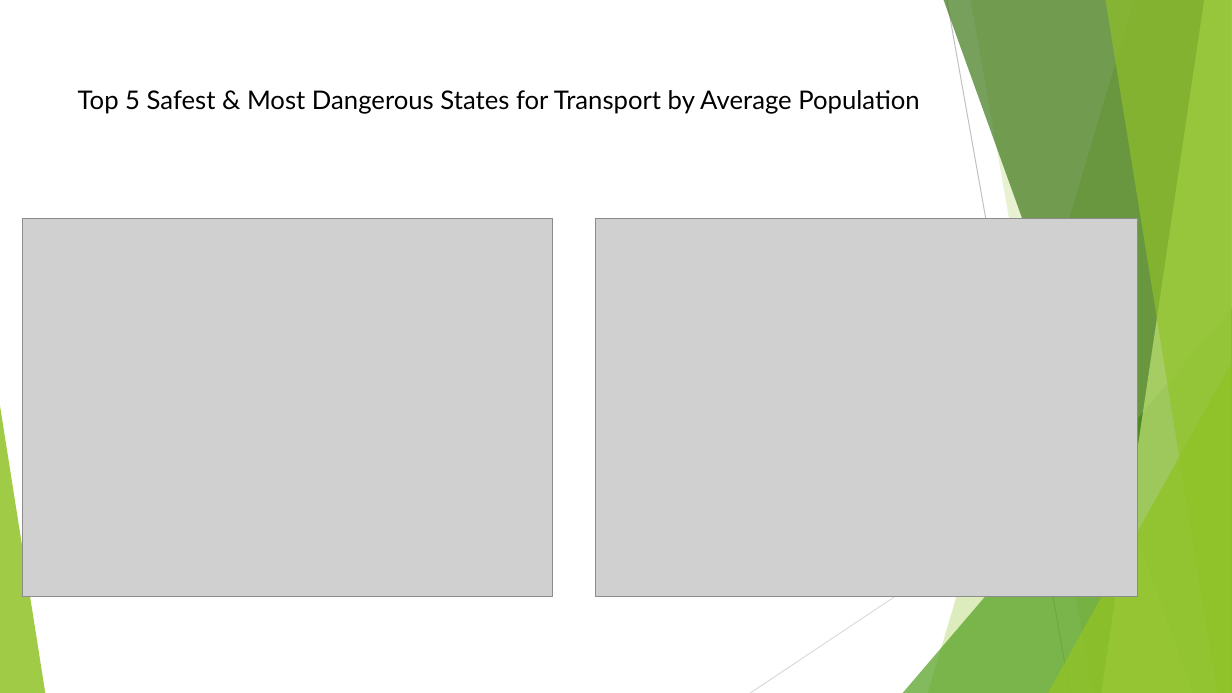
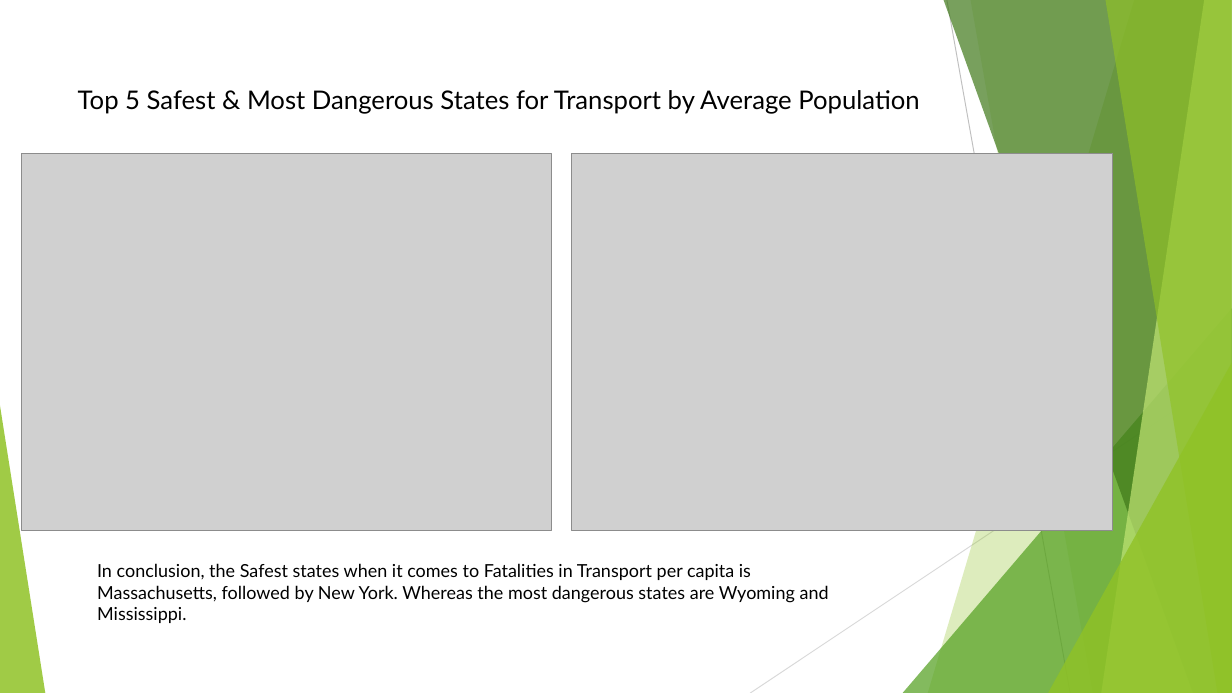
Before and after one commit to MZt92-ui/Project-1-Group-3, a slide deck: slide 9 of Boat Presentation.pptx (slide 8 before the commit). Drawn at 1232x693 pixels with LibreOffice and Linux fonts; fonts in the diff are those of the drawing; grey boxes stand for pictures. Boxes give left, top, right and bottom in pixels: in the first picture for what was removed or moved away, otherwise in the second. Text is boxed around its words. In the diff, an @@ line names an element or a change of style, - is before the commit and + after.

```diff
--- a/Boat Presentation.pptx
+++ b/Boat Presentation.pptx
@@ picture: place and size @@
-picture at box(22, 219, 552, 596)
+picture at box(22, 153, 552, 531)
@@ picture: place and size @@
-picture at box(596, 219, 1138, 596)
+picture at box(571, 153, 1113, 531)
@@ text added at box(97, 563, 829, 623), 14 pt, text #000000 @@
+In conclusion, the Safest states when it comes to Fatalities in Transport per capita is Massachusetts, followed by New York. Whereas the most dangerous states are Wyoming and Mississippi.
```
Also in this commit, not shown: 7 other slides changed, 2 slides added, 1 other file.
